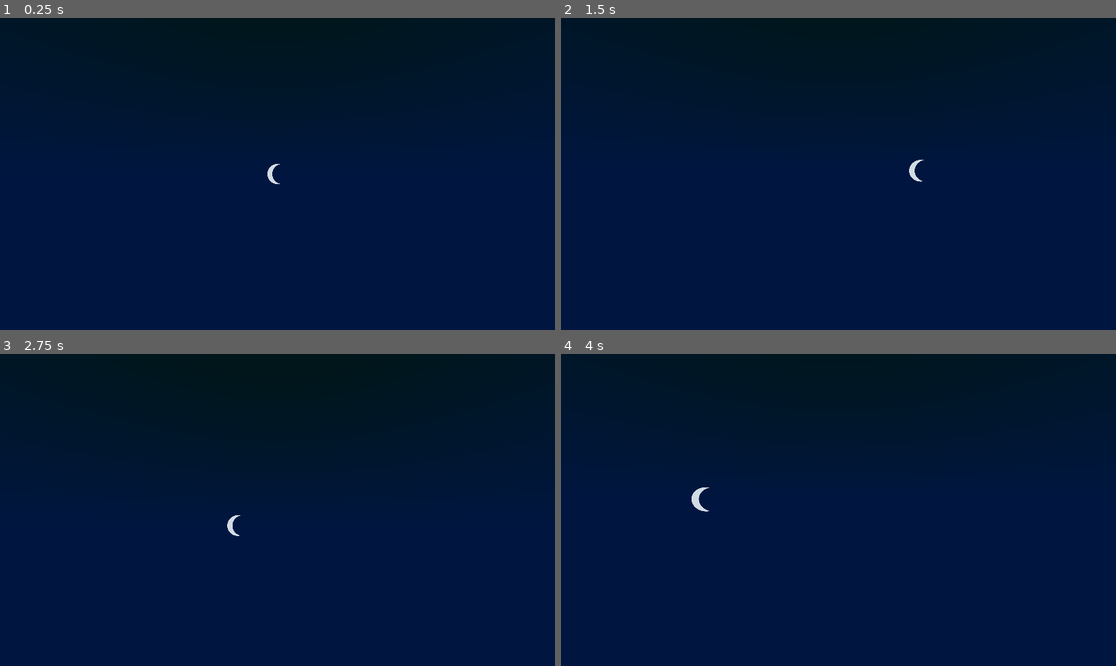
Above: before the commit, frames 1-4 (two rows, left to right).
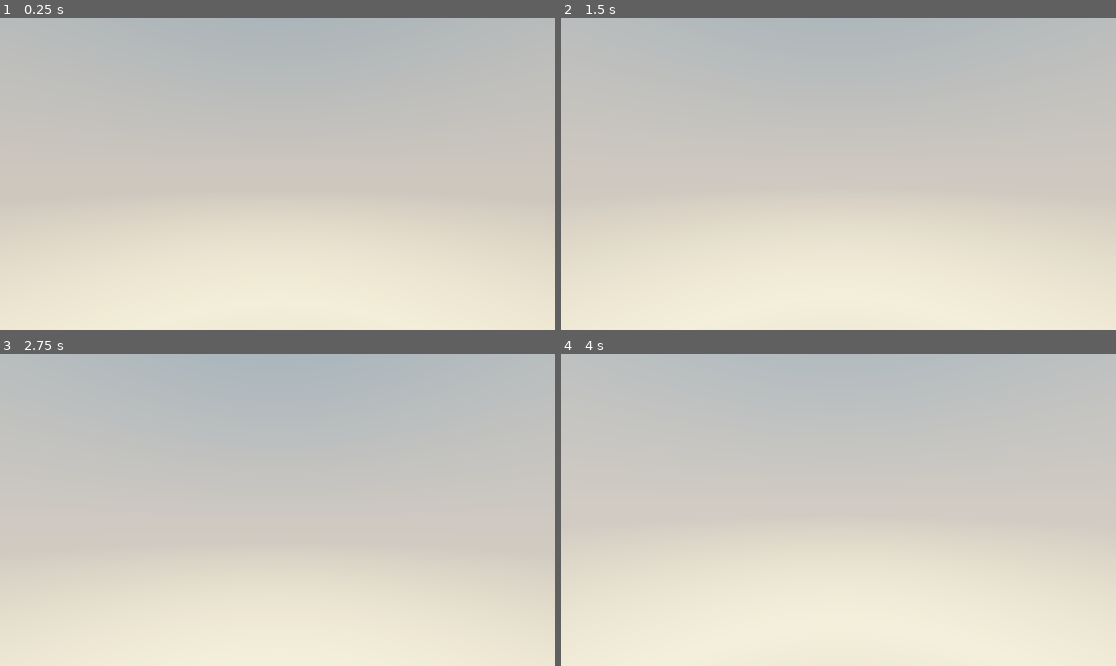
Above: after the commit, the same moments.

Repository: Hylley/Minedot
Game: Godot game, scene res://Scenes/World/world.tscn
The game is run twice, just before and just after one commit, with the same random seed, the same clock (stepped at 60 frames per second) and the same inputs.
Inputs (mouse positions are in pixels of both pictures, inside the frame that each line leads up to):
- Up to frame 1 (0.25 s): no input
- Up to frame 2 (1.5 s): tap Enter at 0.5 s; move the mouse to (866, 174) at 0.52 s; hold Shift (Crouch) 0.53-1.28 s; hold W (Forward) from 0.53 s (still down); tap Space (Jump) at 0.77, 1.25 s; move the mouse to (810, 174) at 1.27 s; click (810, 174) at 1.35 s
- Up to frame 3 (2.75 s): keep holding W (Forward); tap Space (Jump) at 1.52 s; tap Enter at 2 s; move the mouse to (288, 503) at 2.02 s; right-click (288, 503) at 2.1 s
- Up to frame 4 (4 s): keep holding W (Forward); tap Space (Jump) at 2.75, 3.02, 3.77 s; move the mouse to (832, 516) at 2.77 s; tap R (Quick Zoom) at 2.85 s; tap Enter at 3.5 s; move the mouse to (877, 513) at 3.52 s; hold Ctrl (Sprint) from 3.53 s (still down)

The runs differ from the first frame. In frame 1, 100% of the frame differs, in the area x 0-100%, y 0-100%; in frame 2, 100%; in frame 3, 100%; in frame 4, 100%.

Commit message:
Update project name

Diff:
--- a/Scenes/World/world.tscn
+++ b/Scenes/World/world.tscn
@@ -22,8 +22,8 @@
 shader_parameter/enable_horizon_fade = false
 shader_parameter/horizon_fade_size = 0.2
 shader_parameter/horizon_fade_blend = 0.1
-shader_parameter/day_bottom_color = Color(0.4, 1, 1, 1)
-shader_parameter/day_top_color = Color(0, 0.8, 1, 1)
+shader_parameter/day_bottom_color = Color(0.721569, 0.831373, 1, 1)
+shader_parameter/day_top_color = Color(0.494118, 0.67451, 0.996078, 1)
 shader_parameter/night_bottom_color = Color(0, 0, 0.2, 1)
 shader_parameter/night_top_color = Color(0, 0, 0, 1)
 shader_parameter/stars_speed = 0.2
@@ -63,16 +63,11 @@
 tonemap_mode = 2
 tonemap_white = 8.0
 ssao_enabled = true
-ssao_radius = 2.0
-ssao_intensity = 3.0
-fog_enabled = true
 fog_light_color = Color(0.654902, 0.686275, 0.733333, 1)
 fog_aerial_perspective = 1.0
 fog_sky_affect = 0.2
-volumetric_fog_density = 0.02
 volumetric_fog_emission_energy = 0.0
 volumetric_fog_gi_inject = 0.0
-volumetric_fog_detail_spread = 0.5
 volumetric_fog_ambient_inject = 1.0
 volumetric_fog_sky_affect = 0.2
 
@@ -82,13 +77,16 @@
 environment = SubResource("Environment_msn37")
 
 [node name="DirectionalLight3D" type="DirectionalLight3D" parent="WorldEnvironment"]
-transform = Transform3D(1, 0, 0, 0, 1, 0, 0, 0, 1, 0.104811, 6.59885, 0)
-light_energy = 2.0
+transform = Transform3D(1, 0, 0, 0, -0.707107, 0.707107, 0, -0.707107, -0.707107, 0.104811, 6.59885, 0)
 shadow_enabled = true
+shadow_opacity = 0.5
 script = ExtResource("2_aambj")
 
 [node name="Player" parent="." instance=ExtResource("1_f8uxd")]
 transform = Transform3D(1, 0, 0, 0, 1, 0, 0, 0, 1, 8, 16, 8)
 
+[node name="PlayerMeshInstance3D" type="MeshInstance3D" parent="Player"]
+
 [node name="FragmentsManager" type="Node3D" parent="."]
+visibility_parent = NodePath("../Player/PlayerMeshInstance3D")
 script = ExtResource("2_i0ov5")
--- a/Scripts/DayNightCicle.gd
+++ b/Scripts/DayNightCicle.gd
@@ -1,6 +1,6 @@
 extends DirectionalLight3D
 
-static var full_day_length_in_seconds = 600
+static var full_day_length_in_seconds = 300
 
 func _ready() -> void:
 	pass # Replace with function body.
--- a/project.godot
+++ b/project.godot
@@ -10,7 +10,7 @@
 
 [application]
 
-config/name="Hash"
+config/name="Minedot"
 run/main_scene="res://Scenes/World/World.tscn"
 config/features=PackedStringArray("4.1", "Forward Plus")
 boot_splash/bg_color=Color(0.0313726, 0.0313726, 0.0313726, 1)
Not shown, changed: Credits.txt
